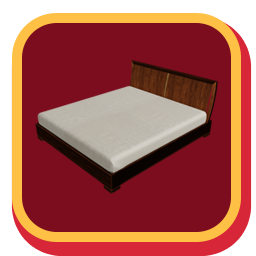
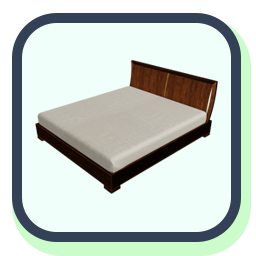
Comparing the layer stacks of the two 256px x 256px images. Changes:
painted on "Rounded Rectangle 2" over box(12, 13, 241, 242)
